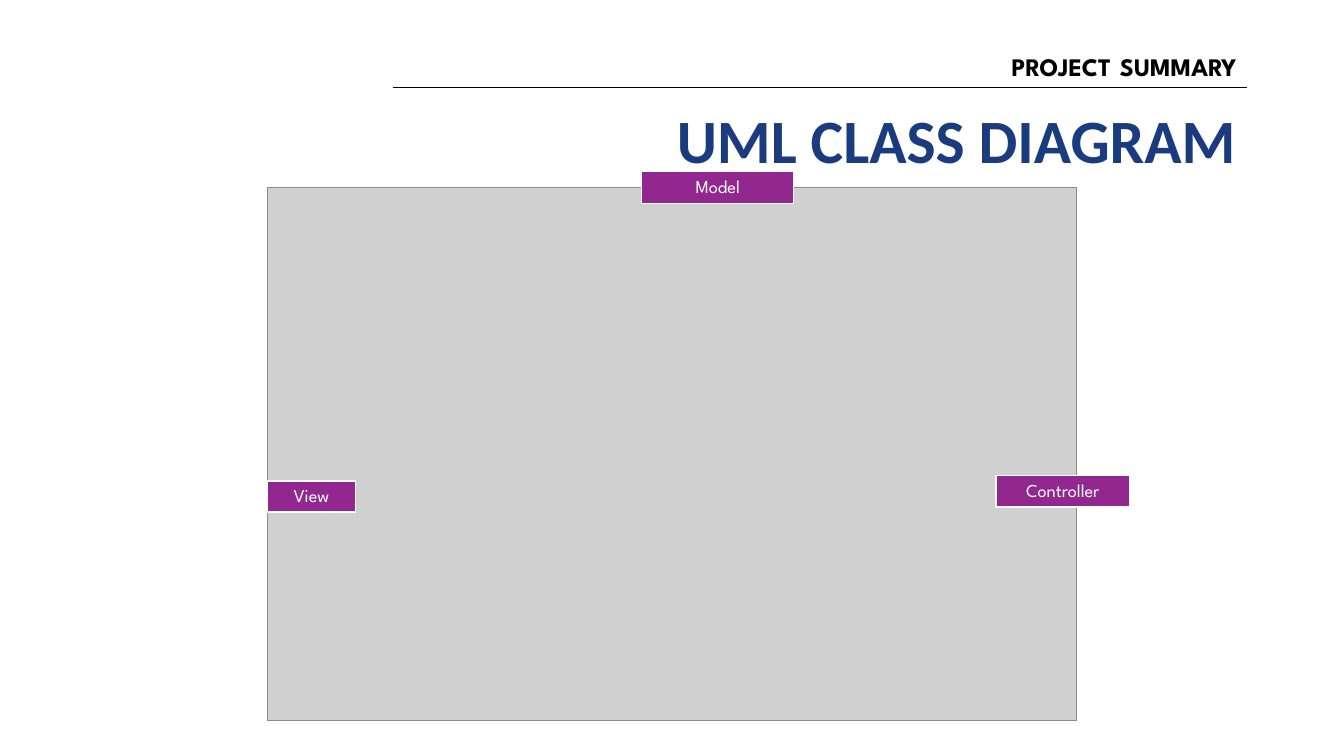
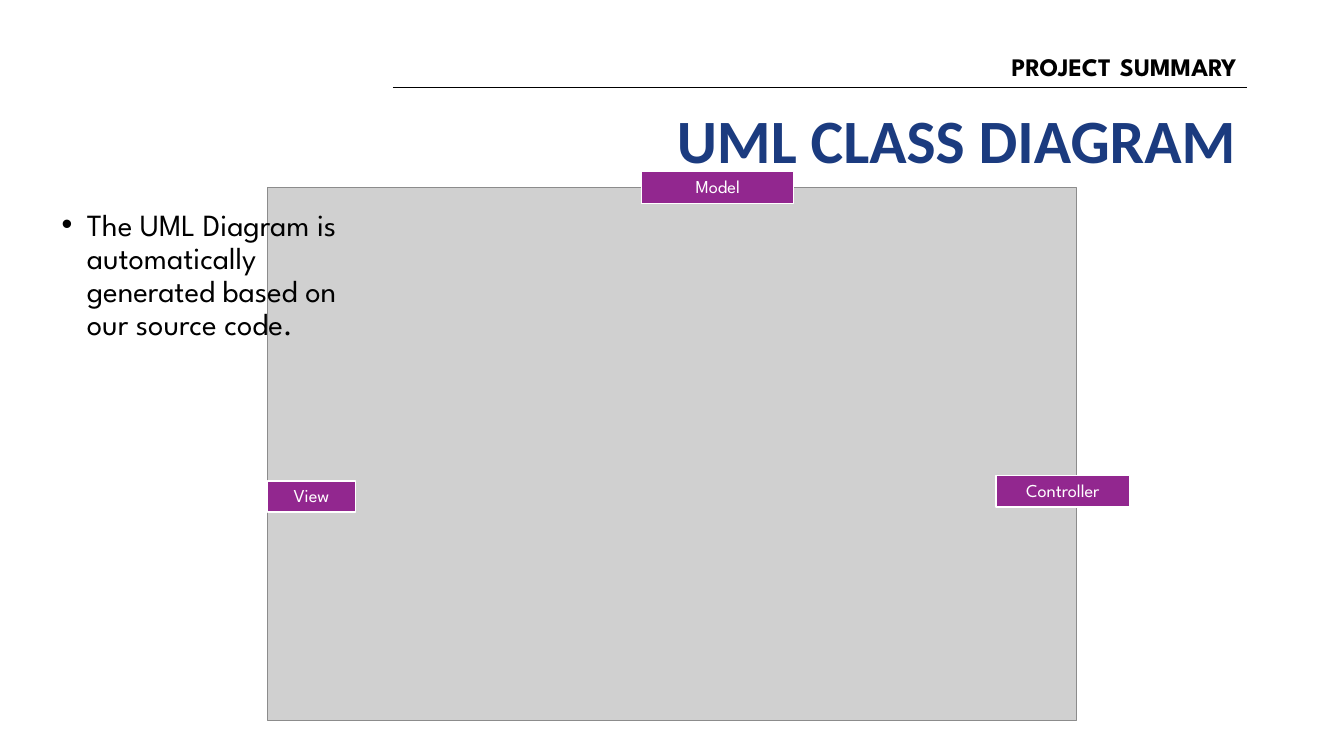
Before and after one commit to group-sm3/connect4-sm3, a slide deck: slide 5 of docs/SM3 Presentation.pptx (slide 6 before the commit). Drawn at 1344x756 pixels with LibreOffice and Linux fonts; fonts in the diff are those of the drawing; grey boxes stand for pictures; background and template pictures are left out. Boxes give left, top, right and bottom in pixels: in the first picture for what was removed or moved away, otherwise in the second. Text is boxed around its words. In the diff, an @@ line names an element or a change of style, - is before the commit and + after.

```diff
--- a/docs/SM3 Presentation.pptx
+++ b/docs/SM3 Presentation.pptx
@@ text added at [87,205,336,345], 22 pt, text #000000 @@
+• The UML Diagram is automatically generated based on our source code.
```
Also in this commit, not shown: 5 other slides changed, 1 slide added, 1 slide removed, 1 other file.
